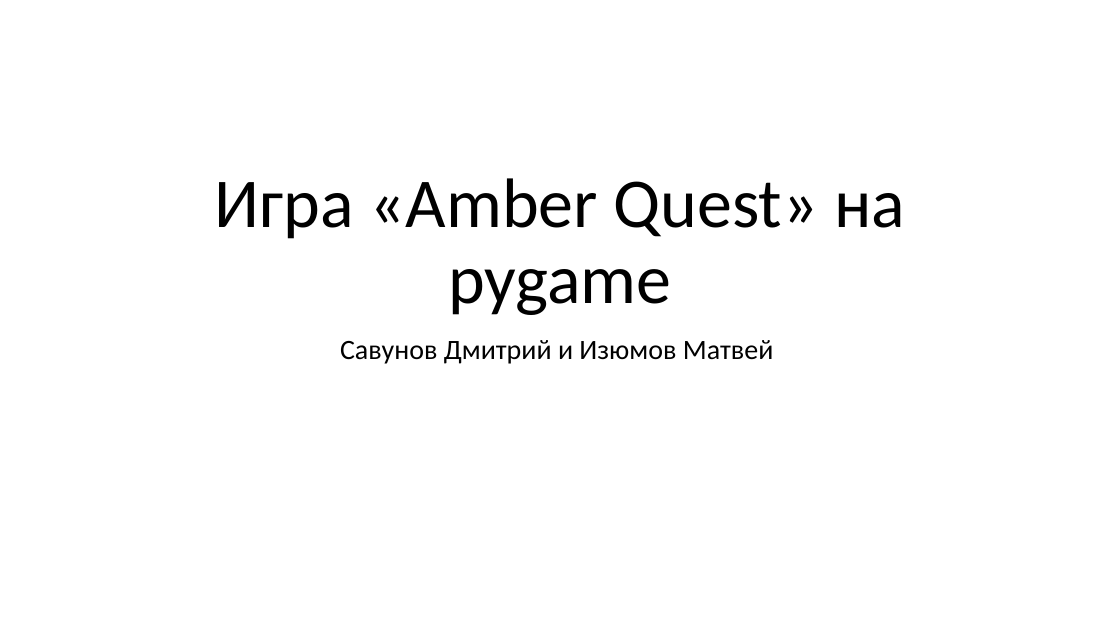
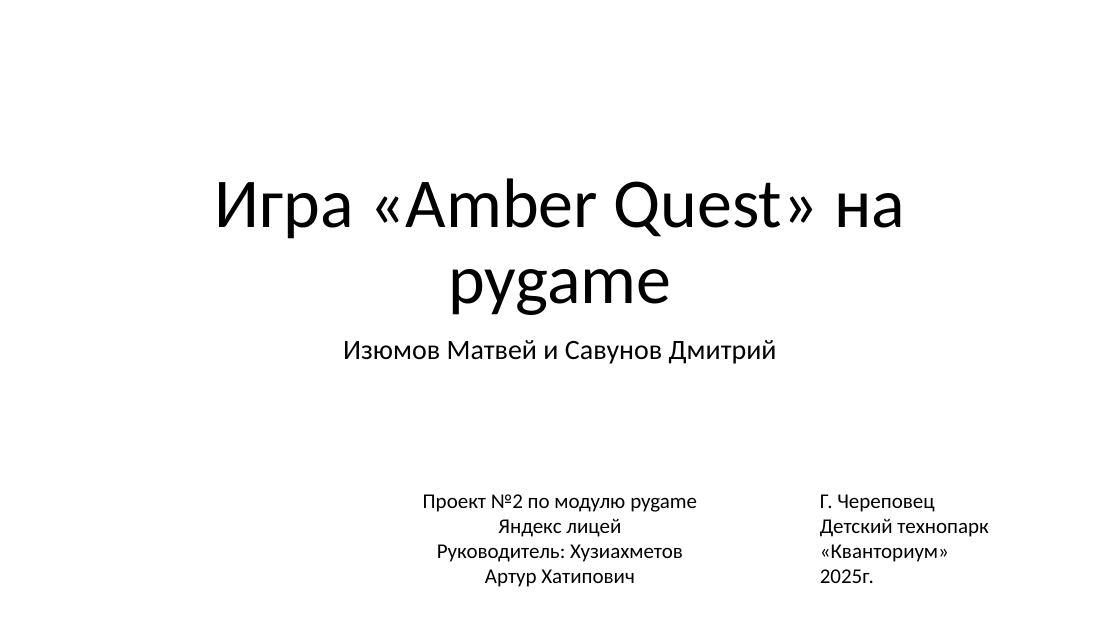
Before and after one commit to Scheise45/projeckt_2, a slide deck: slide 1 of документы/проект2.pptx. Drawn at 1120x630 pixels with LibreOffice and Linux fonts; fonts in the diff are those of the drawing. Boxes give left, top, right and bottom in pixels: in the first picture for what was removed or moved away, otherwise in the second. Text is boxed around its words. In the diff, an @@ line names an element or a change of style, - is before the commit and + after.

```diff
--- a/документы/проект2.pptx
+++ b/документы/проект2.pptx
@@ subtitle at bbox=[343, 340, 777, 364]: text changed @@
-Савунов Дмитрий и Изюмов Матвей
+Изюмов Матвей и Савунов Дмитрий
@@ text added at bbox=[423, 494, 697, 587], 18 pt, text #000000 @@
+Проект №2 по модулю pygame
+Яндекс лицей
+Руководитель: Хузиахметов Артур Хатипович
@@ text added at bbox=[820, 494, 988, 583], 18 pt, text #000000 @@
+Г. Череповец
+Детский технопарк «Кванториум»
+2025г.
```
Also in this commit, not shown: 6 other slides changed, 4 slides removed.
